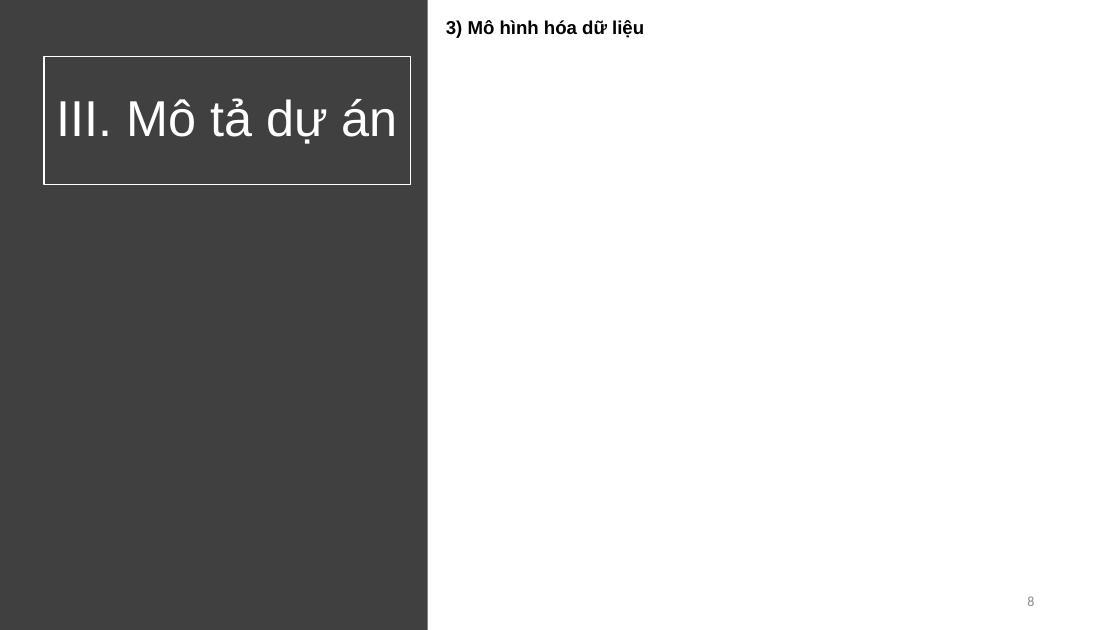
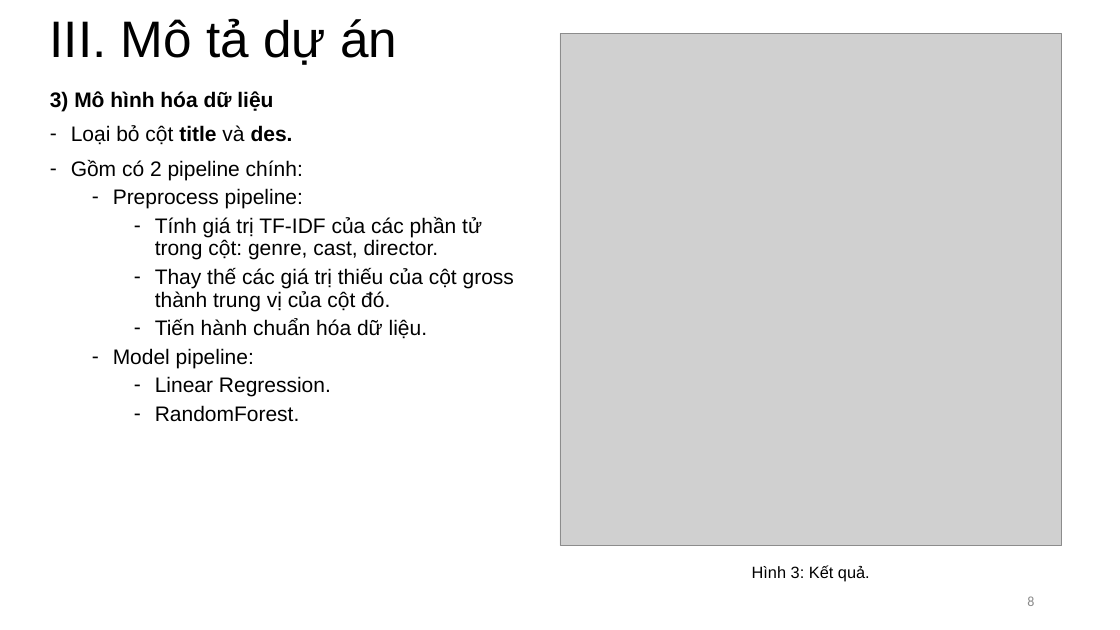
Before and after one commit to vietph34/DS_Final_project, a slide deck: slide 8 of doc/report.pptx. Drawn at 1120x630 pixels with LibreOffice and Linux fonts; fonts in the diff are those of the drawing; grey boxes stand for pictures. Boxes give left, top, right and bottom in pixels: in the first picture for what was removed or moved away, otherwise in the second. Text is boxed around its words. In the diff, an @@ line names an element or a change of style, - is before the commit and + after.

```diff
--- a/doc/report.pptx
+++ b/doc/report.pptx
@@ rectangle removed at box(0, 0, 428, 630) @@
@@ title "III. Mô tả dự án": place and size @@
-title "III. Mô tả dự án" at box(45, 56, 411, 184)
+title "III. Mô tả dự án" at box(50, 18, 397, 65)
@@ title "III. Mô tả dự án" at box(50, 18, 397, 65): size 43.2 to 44 pt, text colour #FFFFFF to #000000; alignment centre to left; outline #FFFFFF 1.5 pt to none @@
@@ picture added at box(560, 34, 1062, 546) @@
@@ text "3) Mô hình hóa dữ ...": place and size @@
-text "3) Mô hình hóa dữ ..." at box(446, 20, 644, 38)
+text "3) Mô hình hóa dữ ..." at box(50, 91, 514, 422)
@@ text at box(50, 91, 273, 111): size 16 to 18 pt in "3) Mô hình hóa dữ liệu"; line spacing 1.5 to 0.9 @@
@@ text at box(71, 125, 514, 422): paragraphs added @@
+– Loại bỏ cột title và des.
+– Gồm có 2 pipeline chính:
+  – Preprocess pipeline:
+    – Tính giá trị TF-IDF của các phần tử trong cột: genre, cast, director.
+    – Thay thế các giá trị thiếu của cột gross thành trung vị của cột đó.
+    – Tiến hành chuẩn hóa dữ liệu.
+  – Model pipeline:
+    – Linear Regression.
+    – RandomForest.
@@ text added at box(752, 565, 870, 582), 14 pt, text #000000 @@
+Hình 3: Kết quả.
```
Also in this commit, not shown: 2 other slides changed.
